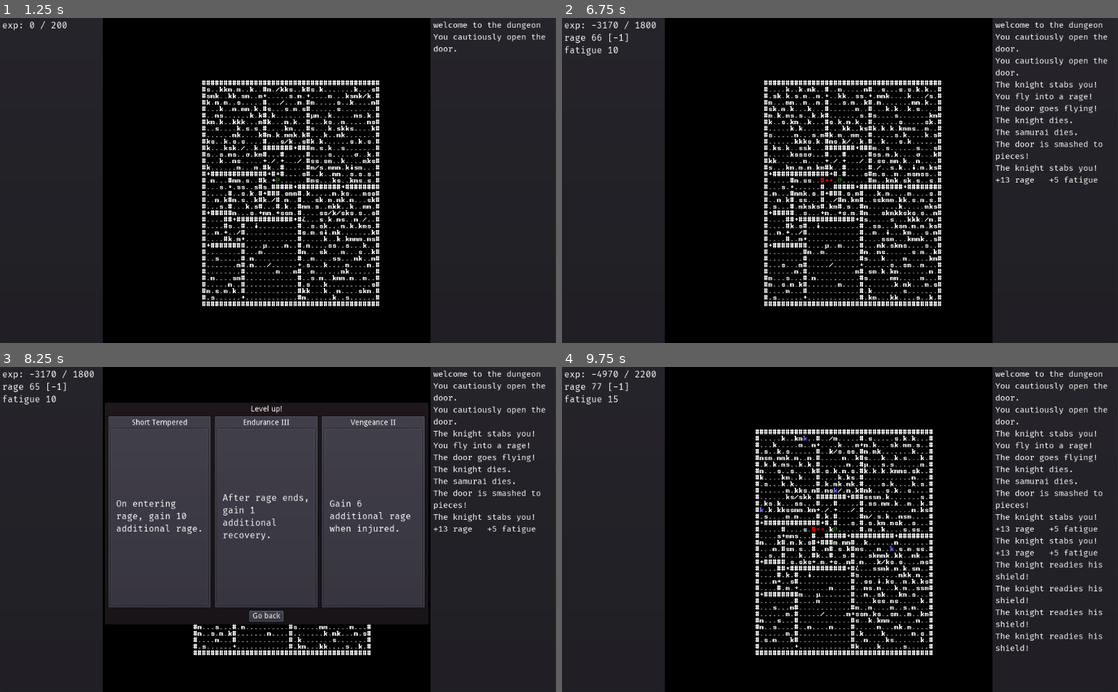
Above: before the commit, frames 1-4 (two rows, left to right).
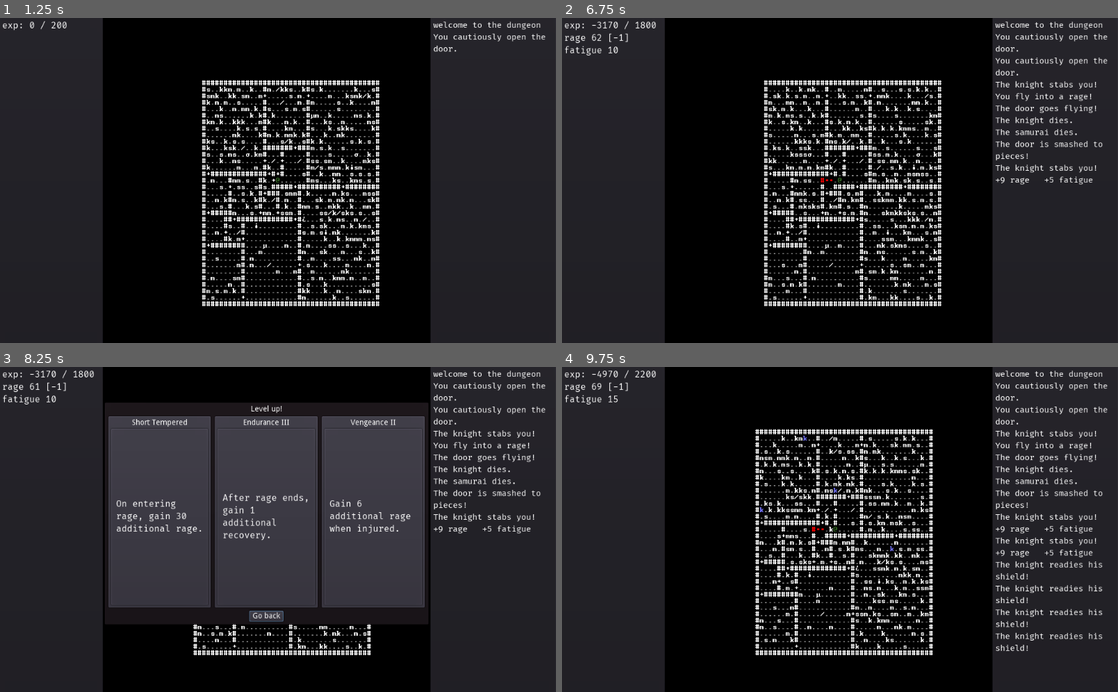
Above: after the commit, the same moments.

Repository: redxaxder/7DRL2022
Game: Godot game, scene res://scenes/root.tscn
The game is run twice, just before and just after one commit, with the same random seed, the same clock (stepped at 60 frames per second) and the same inputs.
Inputs (mouse positions are in pixels of both pictures, inside the frame that each line leads up to):
- Up to frame 1 (1.25 s): tap Space (action) at 0.5 s; hold Right (right) from 0.53 s (still down); hold Space (action) from 0.53 s (still down)
- Up to frame 2 (6.75 s): release Right (right) at 1.28 s; release Space (action) at 1.28 s; hold Down (down) 1.28-2 s; tap Enter (level_up) at 1.35, 2.75, 5 s; click "After rage ends, gain 1 addit…" at 2 s; hold Right (right) 2.78-3.5 s; hold . (pass) 2.78-3.5 s; click "Gain 3 additional rage when i…" at 3.5 s; tap Space (action) at 4.25, 4.35, 6.5 s; hold Up (up) 4.28-5.03 s; hold Left (left) 5.03-5.75 s; hold Enter (level_up) 5.03-5.75 s; click "On killing an enemy, gain 1 a…" at 5.75 s; hold Left (left) from 6.53 s (still down); tap . (pass) at 6.6 s
- Up to frame 3 (8.25 s): release Left (left) at 7.28 s; hold Down (down) 7.28-8.03 s; hold Space (action) 7.28-8.03 s; hold Right (right) from 8.03 s (still down); tap Enter (level_up) at 8.1 s
- Up to frame 4 (9.75 s): release Right (right) at 8.75 s; click (723, 516) at 8.75 s, where only the run before the commit has a clickable "On entering rage, gain 10 add…"; hold Up (up) from 9.53 s (still down); hold . (pass) from 9.53 s (still down)

Frame 1 is identical in both runs. In frame 2, 0.2% of the frame differs, in the area x 6-97%, y 4-52%; in frame 3, 0.2%; in frame 4, 0.3%, in the area x 5-97%, y 4-59%.

Commit message:
adjust numbers and blood

Diff:
--- a/lib/perks/short_tempered.gd
+++ b/lib/perks/short_tempered.gd
@@ -16,5 +16,5 @@
 var titles = ["Short Tempered", "Quick Tempered", "Hot Tempered"]
 func config():
 	title = titles[level]
-	bonus = 10 * (level + 1)
+	bonus = 30 * (level + 1)
 	description = "On entering rage, gain {0} additional rage.".format([bonus])
--- a/scenes/terrain.gd
+++ b/scenes/terrain.gd
@@ -218,15 +218,15 @@
 					contents[t] = '#'
 
 func splatter_blood(pos: Vector2, dir: Vector2):
-	var blood = 11
+	var blood = 15
 	while blood > 0 && in_bounds(pos):
 		var ix = to_linear(pos.x, pos.y)
-		blood_map[ix] += blood
+		var pool = blood_map[ix]
+		var deposit = max(int((blood - pool) * 0.6),1) + 1
+		blood_map[ix] += deposit
+		blood -= deposit
 		if atv(pos) == '#':
 			break
-		var decay = 0.6 + 0.4 / (1 + exp(blood - 11))
-		blood = int(blood * decay)
-		blood -= 1
 		pos += dir
 	update()
 
--- a/sprites/pc.gd
+++ b/sprites/pc.gd
@@ -42,9 +42,9 @@
 	southpaw = randi() % 4 == 0
 	add_to_group(constants.PLAYER)
 
-var starting_rage: int = 20
-var rage_on_got_hit: int = 10
-var rage_on_kill: int = 10
+var starting_rage: int = 40
+var rage_on_got_hit: int = 6
+var rage_on_kill: int = 2
 var fatigue_on_got_hit: int = 5
 
 func injure():
